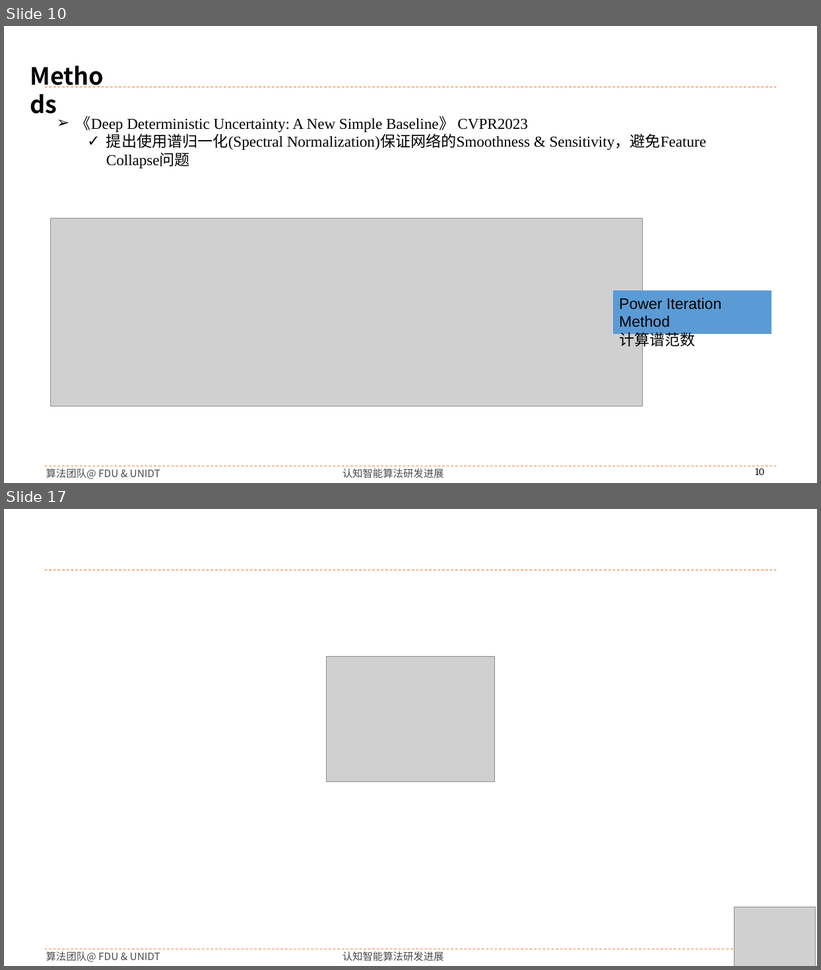
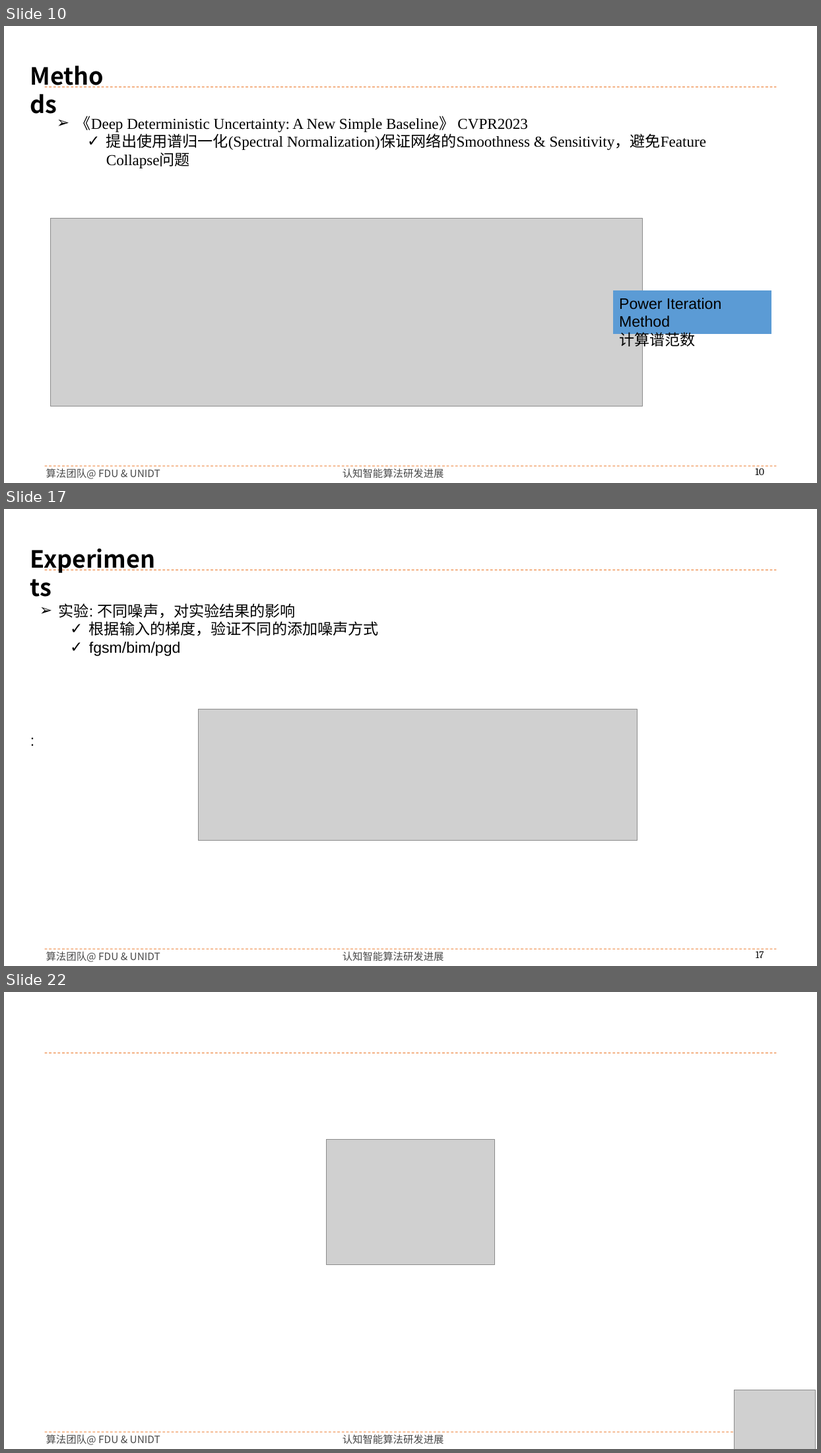
Before and after one commit to buyizhiyou/YYMUncertainty, a slide deck: pre/dum_pre.pptx. Shown one above the other, each under a label of ours: slides 10 and 17 before the commit, slides 10, 17 and 22 after it; the slides between them are not shown. The pictures are 821x970 and 821x1453 pixels, drawn with LibreOffice and Linux fonts; fonts in the diff are those of the drawing; grey boxes stand for pictures; background and template pictures are left out. Boxes give left, top, right and bottom in pixels: in the first picture for what was removed or moved away, otherwise in the second. Text is boxed around its words. In the diff, an @@ line names an element or a change of style, - is before the commit and + after.

```diff
--- a/pre/dum_pre.pptx
+++ b/pre/dum_pre.pptx
@@ slide 17 added at <box>4,509,817,966</box>, background #FFFFFF; not listed: 5 template elements that a slide beside it also shows @@
@@ text added at <box>24,541,166,576</box>, 28 pt, text #000000, bold @@
+Experiments
@@ text added at <box>59,603,379,656</box>, 18 pt, text #000000 @@
+➢ 实验: 不同噪声，对实验结果的影响
+  ✓ 根据输入的梯度，验证不同的添加噪声方式
+  ✓ fgsm/bim/pgd
@@ picture added at <box>199,710,638,841</box> @@
@@ text added at <box>24,728,102,753</box>, 18 pt, text #000000 @@
+:
@@ what was slide 17 is now slide 22 @@
```
Also in this commit, not shown: 6 slides changed, 6 other slides added, 2 slides removed, 14 other files.
